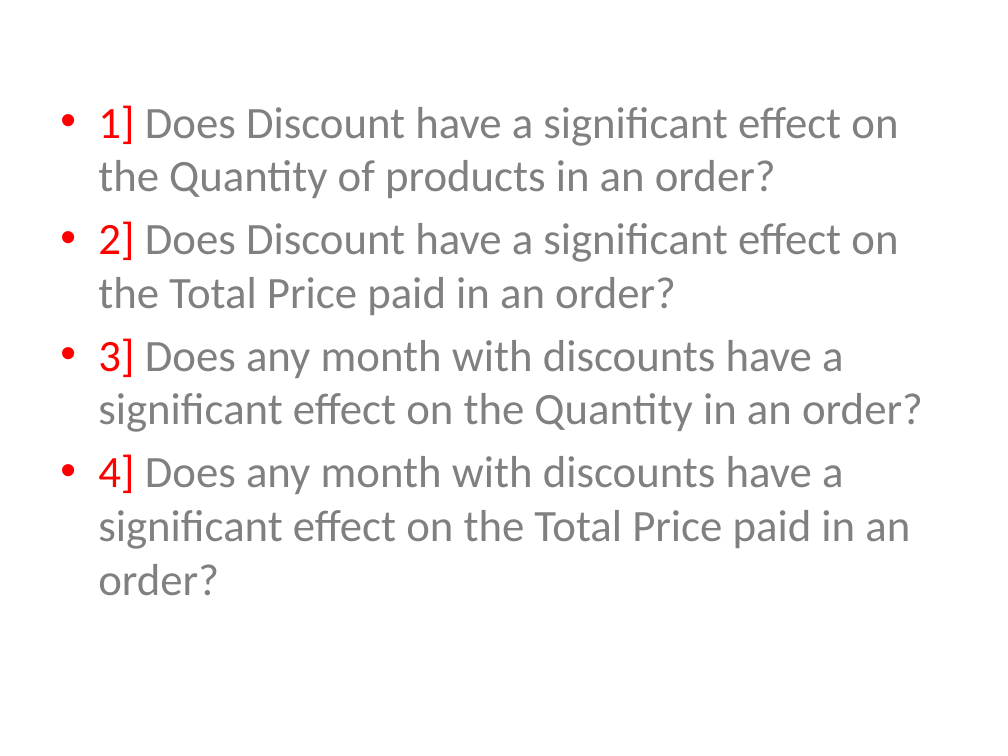
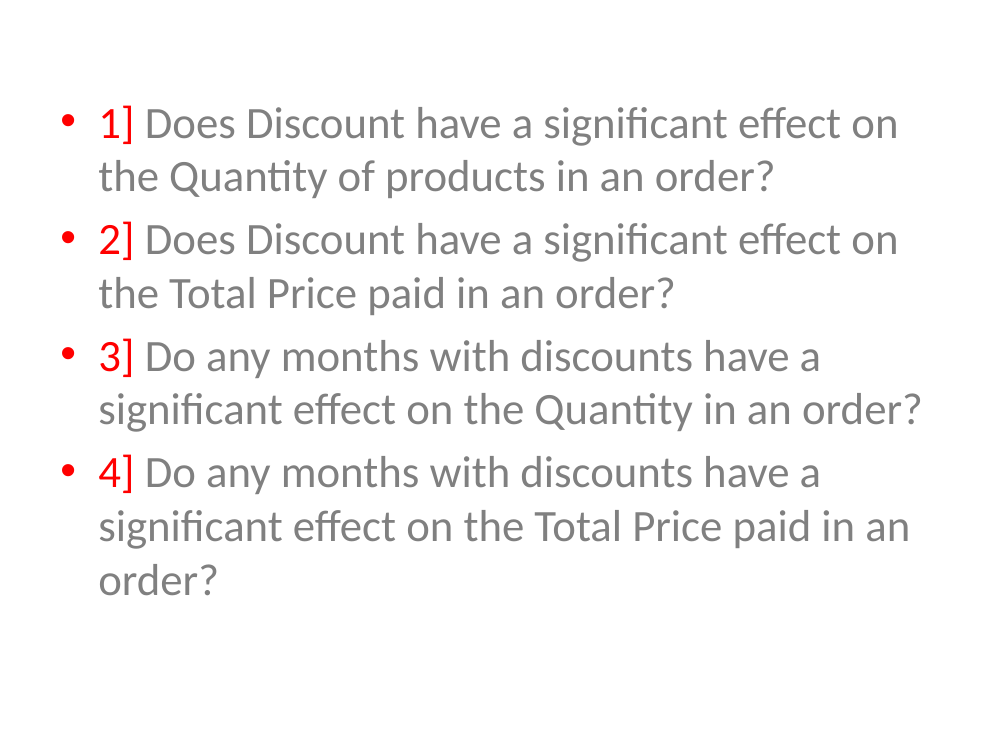
Before and after one commit to Sue-Mir/Module2_Project_Hypothesis_Testing, a slide deck: slide 2 of Project2_HypothesisTesting_NonTechnicalPresentation.pptx. Drawn at 1008x756 pixels with LibreOffice and Linux fonts; fonts in the diff are those of the drawing. Boxes give left, top, right and bottom in pixels: in the first picture for what was removed or moved away, otherwise in the second. Text is boxed around its words. In the diff, an @@ line names an element or a change of style, - is before the commit and + after.

```diff
--- a/Project2_HypothesisTesting_NonTechnicalPresentation.pptx
+++ b/Project2_HypothesisTesting_NonTechnicalPresentation.pptx
@@ text at (98, 338, 923, 595): text changed @@
-• 3] Does any month with discounts have a significant effect on the Quantity in an order?
-• 4] Does any month with discounts have a significant effect on the Total Price paid in an order?
+• 3] Do any months with discounts have a significant effect on the Quantity in an order?
+• 4] Do any months with discounts have a significant effect on the Total Price paid in an order?
```
Also in this commit, not shown: 3 other slides changed.
